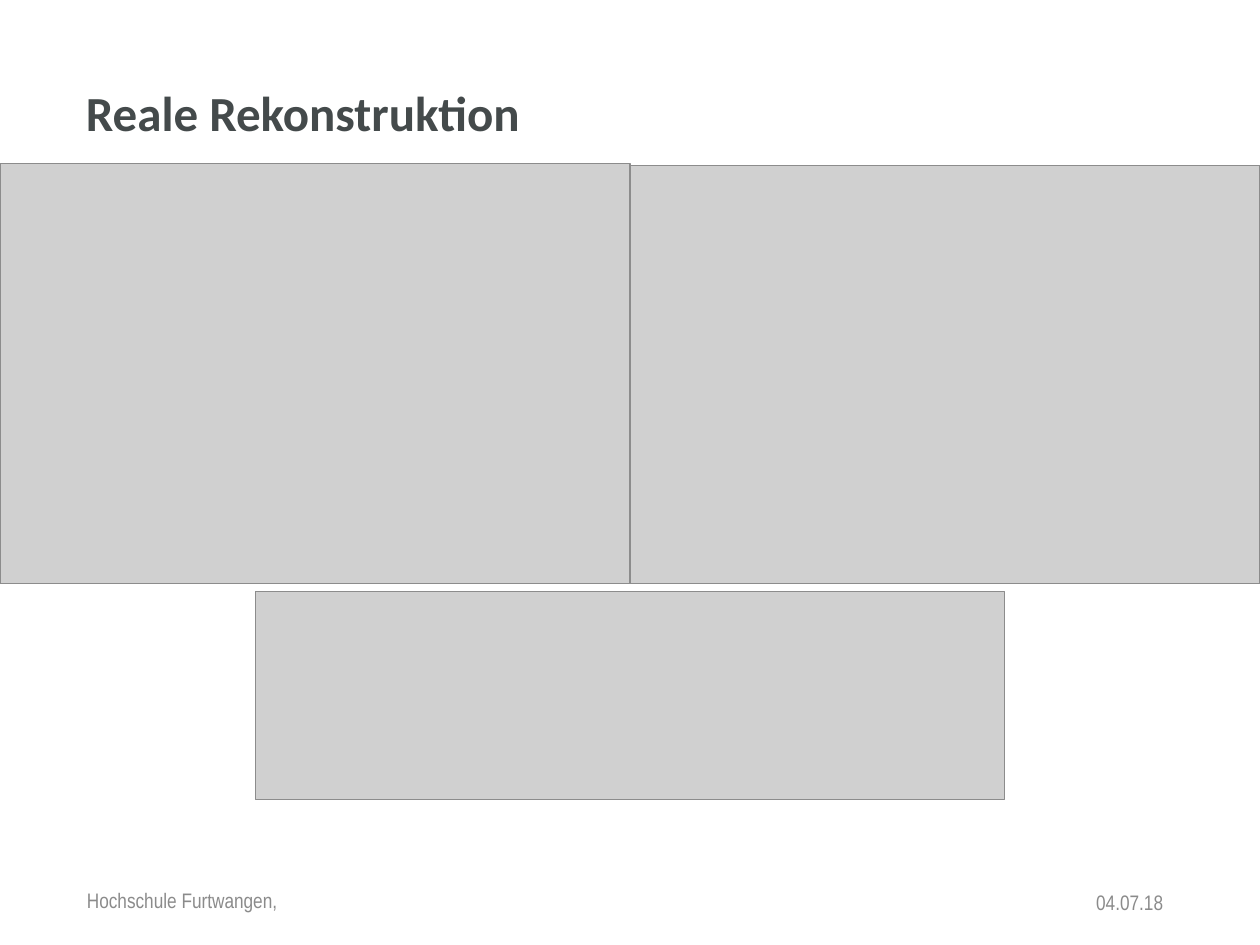
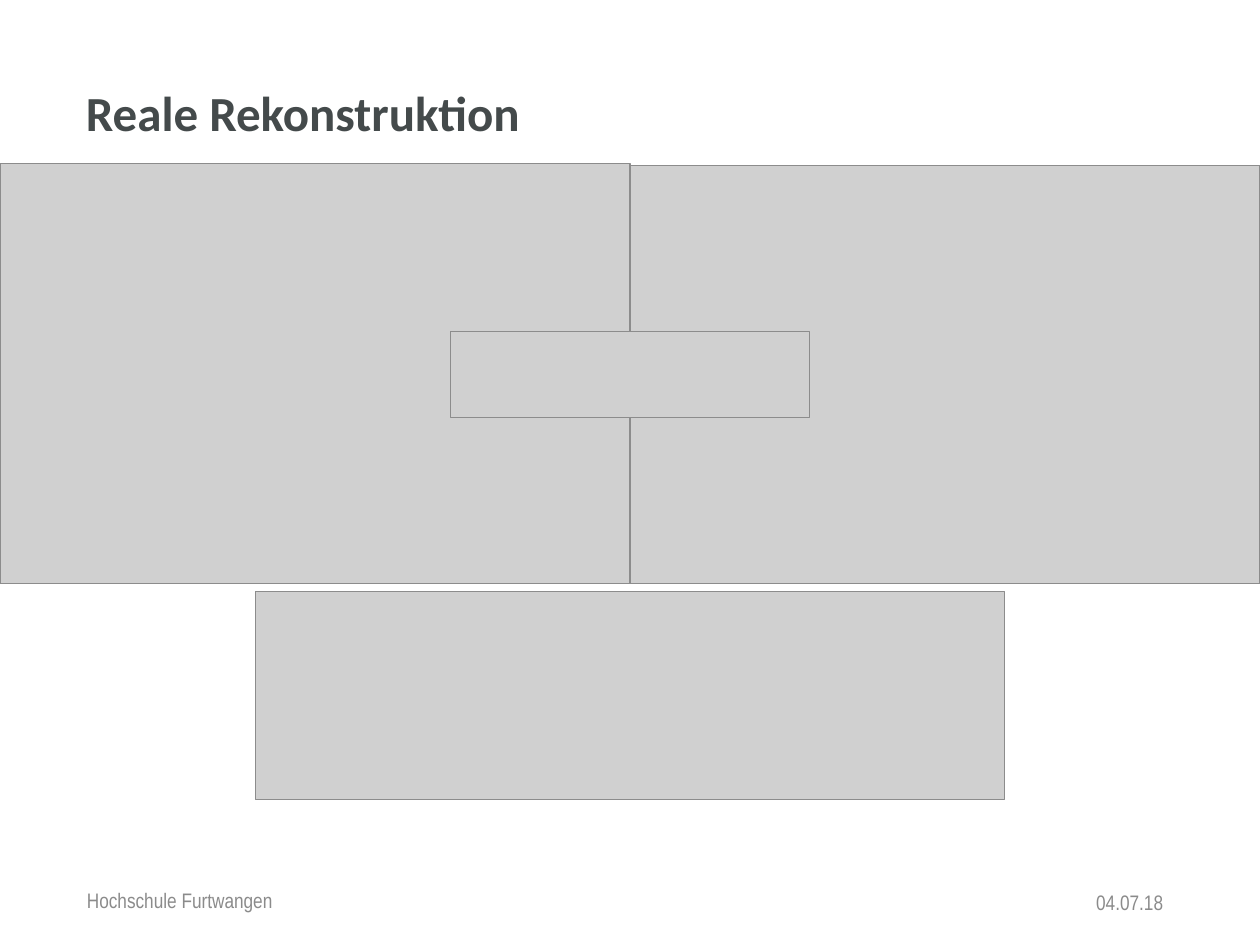
Before and after one commit to anjak610/MasterDuCC, a slide deck: slide 12 of Thesis/Disputation/PowerPointPresentation/V2_Dispo_HFU_Design.pptx. Drawn at 1260x945 pixels with LibreOffice and Linux fonts; fonts in the diff are those of the drawing; grey boxes stand for pictures; background and template pictures are left out. Boxes give left, top, right and bottom in pixels: in the first picture for what was removed or moved away, otherwise in the second. Text is boxed around its words. In the diff, an @@ line names an element or a change of style, - is before the commit and + after.

```diff
--- a/Thesis/Disputation/PowerPointPresentation/V2_Dispo_HFU_Design.pptx
+++ b/Thesis/Disputation/PowerPointPresentation/V2_Dispo_HFU_Design.pptx
@@ picture added at [450,331,809,418] @@
@@ text at [87,893,273,912]: text changed @@
-Hochschule Furtwangen,
+Hochschule Furtwangen
```
Also in this commit, not shown: 22 other slides changed, 7 slides added, 35 other files.
